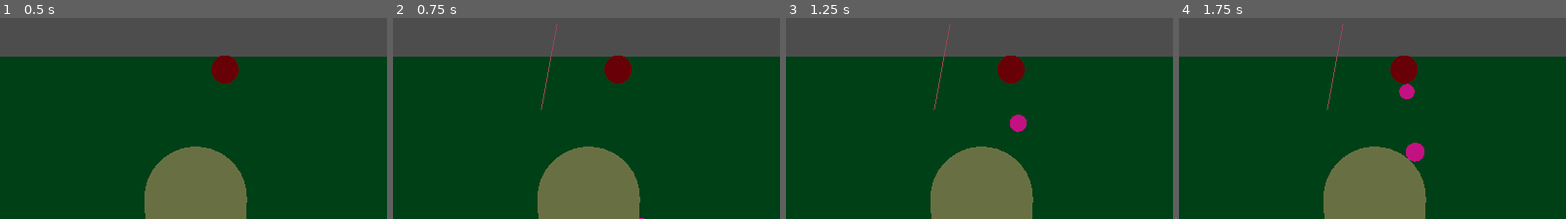
Above: before the commit, frames 1-4 (left to right).
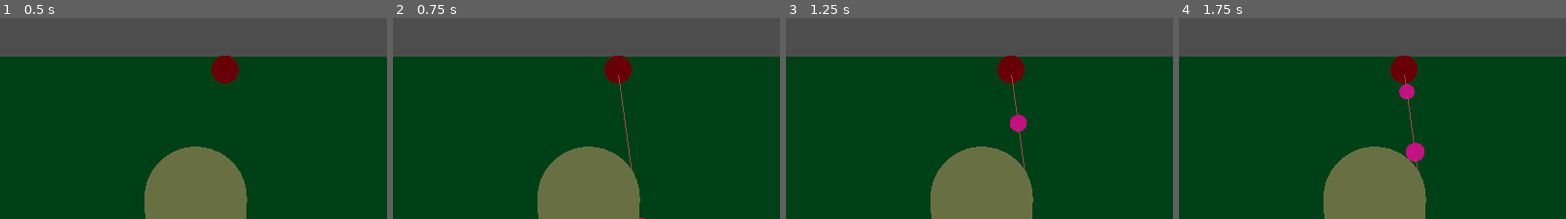
Above: after the commit, the same moments.

Repository: kevzettler/top_level_immediateMesh
Game: Godot game, scene res://main_scene.tscn
Same seed, same stepped clock (60 frames per second), same inputs: the game is played once before the commit and once after it.
Inputs:
- Up to frame 1 (0.5 s): no input
- Up to frame 2 (0.75 s): tap Enter at 0.5 s
- Up to frame 3 (1.25 s): no input
- Up to frame 4 (1.75 s): no input
The pictures show only the part of the screen within x 25-75%, y 0-50%; the shares and areas given below are measured in that part.

Frame 1 is identical in both runs. In frame 2, 0.2% of the frame differs, in the area x 38-62%, y 2-76%; in frame 3, 0.2%; in frame 4, 0.2%.

Commit message:
fix machine gun trails

Diff:
--- a/BulletTrails.gd
+++ b/BulletTrails.gd
@@ -8,5 +8,5 @@
 func _on_timer_timeout():
 	var new_trail = trail_scene.instantiate()
 	new_trail.target_point = target_point.global_position
+	new_trail.spawn_point = spawn_point.global_transform.origin
 	add_child(new_trail)
-	new_trail.global_transform.origin = spawn_point.global_transform.origin
--- a/trail_mesh.gd
+++ b/trail_mesh.gd
@@ -2,11 +2,12 @@
 
 @export var material: Material = null
 @export var target_point: Vector3
+@export var spawn_point: Vector3
 
 func _process(delta):
 	mesh.clear_surfaces()
 	mesh.surface_begin(Mesh.PRIMITIVE_LINES, material)
-	mesh.surface_add_vertex(position)
+	mesh.surface_add_vertex(spawn_point)
 	mesh.surface_add_vertex(target_point)
 	mesh.surface_end()
 
